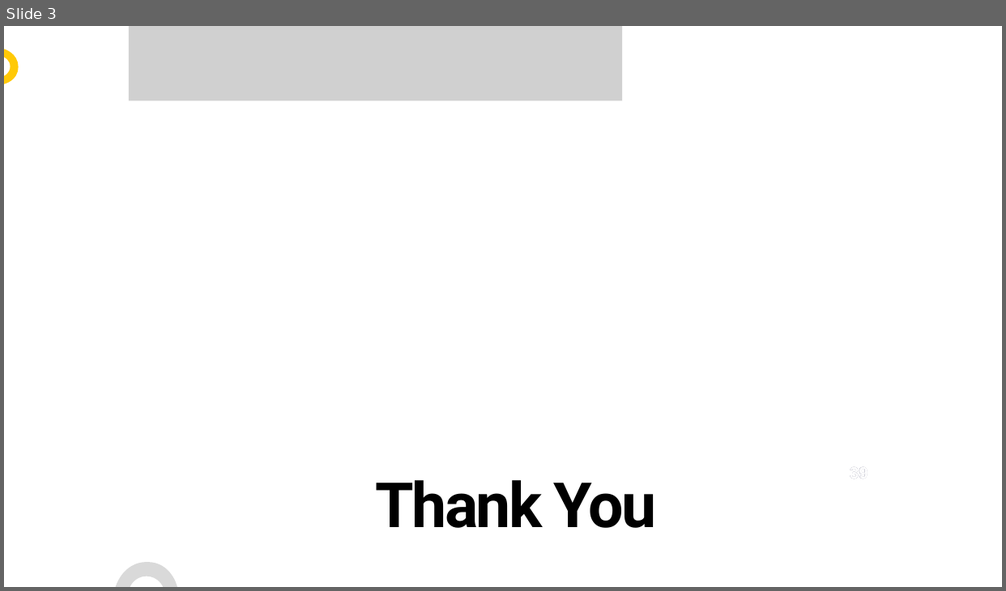
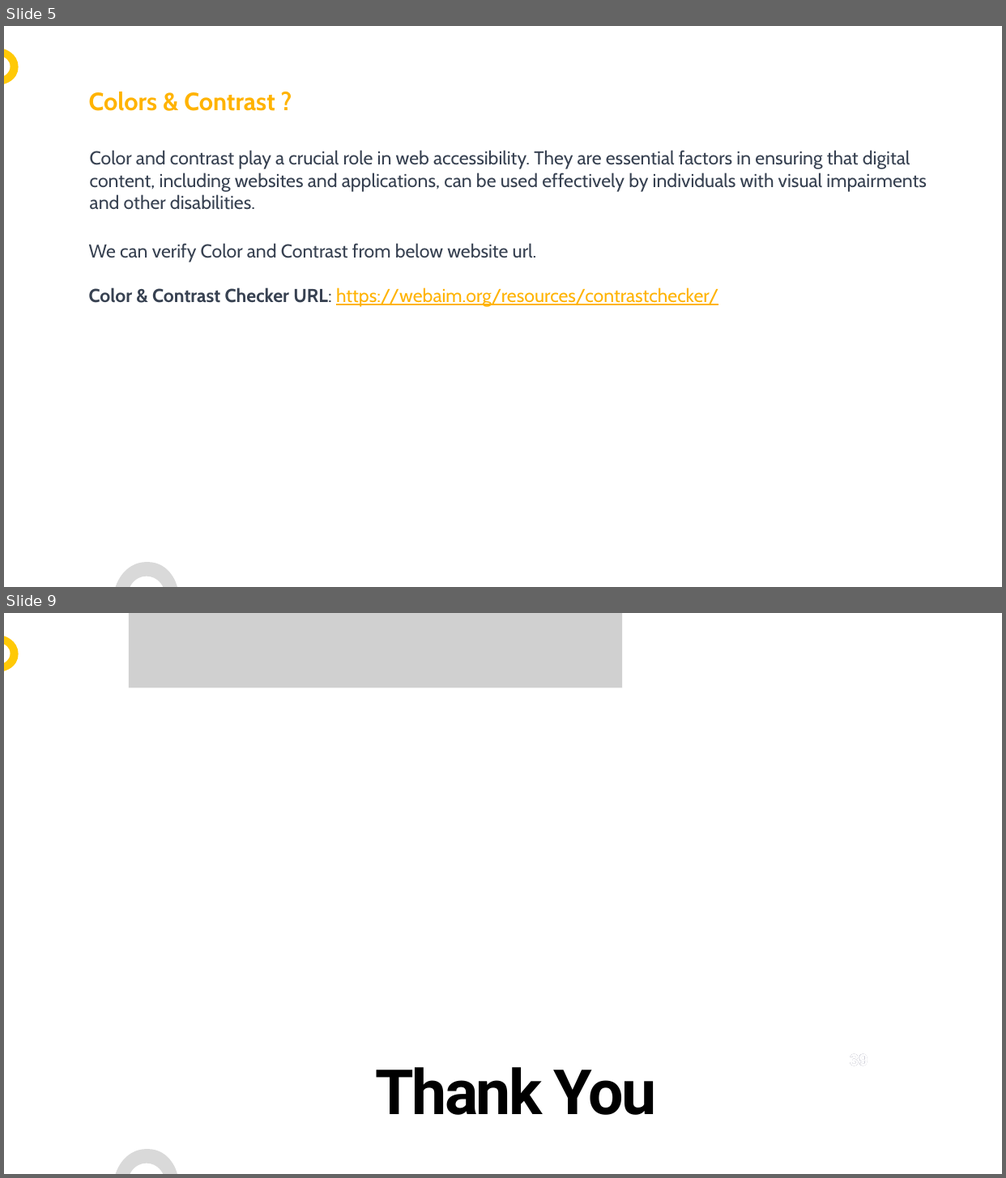
Before and after one commit to ervkgithub/web-accessibility, a slide deck: Acessibility.pptx. Shown one above the other, each under a label of ours: slide 3 before the commit, slides 5 and 9 after it; the slides between them are not shown. The pictures are 1006x591 and 1006x1178 pixels, drawn with LibreOffice and Linux fonts; fonts in the diff are those of the drawing; grey boxes stand for pictures; background and template pictures are left out. Boxes give left, top, right and bottom in pixels: in the first picture for what was removed or moved away, otherwise in the second. Text is boxed around its words. In the diff, an @@ line names an element or a change of style, - is before the commit and + after.

```diff
--- a/Acessibility.pptx
+++ b/Acessibility.pptx
@@ slide 5 added at box(4, 26, 1002, 587), background #FFFFFF; not listed: 2 template elements that a slide beside it also shows @@
@@ text added at box(89, 92, 275, 111), 24 pt, text #FFB300, bold @@
+Colors & Contrast ?
@@ text added at box(90, 150, 927, 210), 18 pt, text #374151 @@
+Color and contrast play a crucial role in web accessibility. They are essential factors in ensuring that digital content, including websites and applications, can be used effectively by individuals with visual impairments and other disabilities.
@@ text added at box(89, 243, 718, 307), 18 pt, text #374151 @@
+We can verify Color and Contrast from below website url.
+Color & Contrast Checker URL: https://webaim.org/resources/contrastchecker/
@@ what was slide 3 is now slide 9 @@
```
Also in this commit, not shown: 1 slide changed, 6 other slides added, 1 slide removed, 2 other files.
